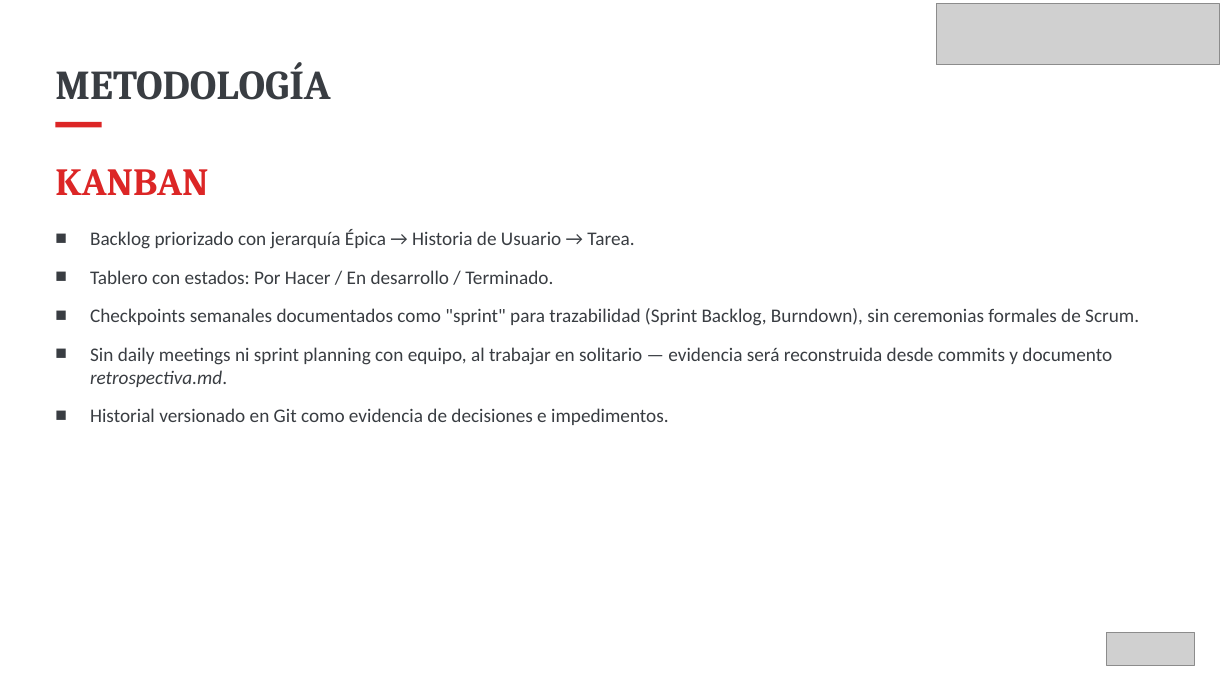
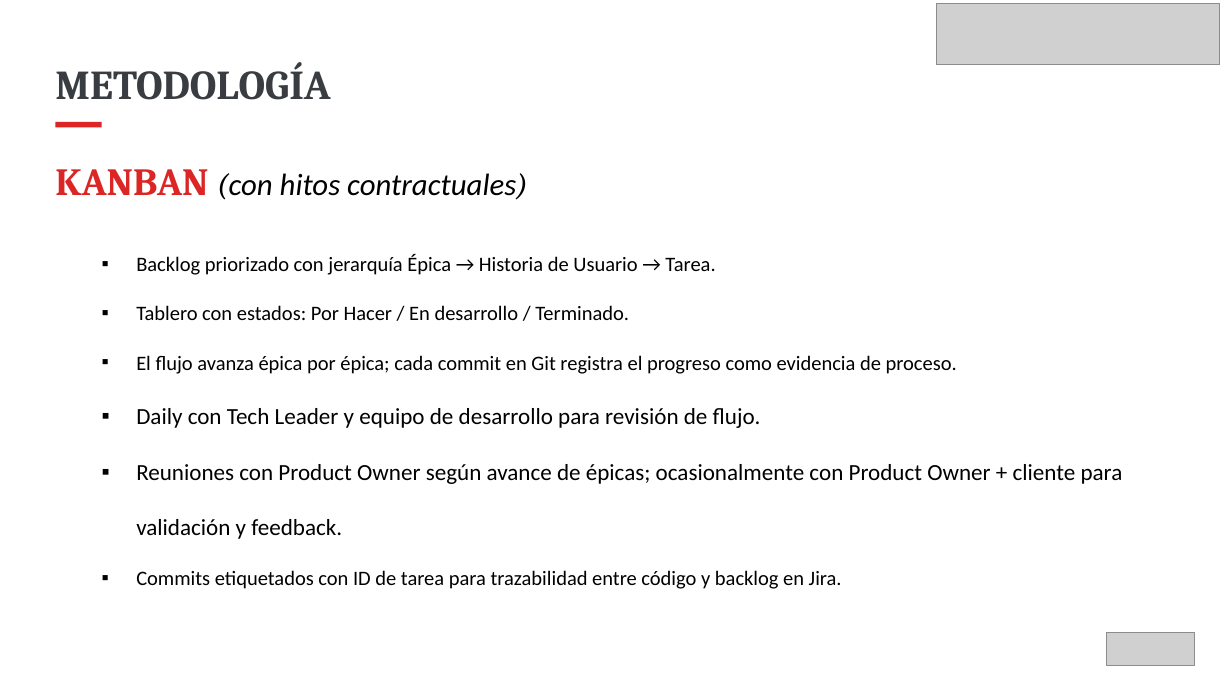
Before and after one commit to KarlaRamirez00/CAPSTONE_003V, a slide deck: slide 12 of Fase 1/Evidencias grupales/Ramirez_Karla_Presentación Proyecto.pptx. Drawn at 1232x693 pixels with LibreOffice and Linux fonts; fonts in the diff are those of the drawing; grey boxes stand for pictures. Boxes give left, top, right and bottom in pixels: in the first picture for what was removed or moved away, otherwise in the second. Text is boxed around its words. In the diff, an @@ line names an element or a change of style, - is before the commit and + after.

Commit message:
Actualiza documentos de Fase 1

```diff
--- a/Fase 1/Evidencias grupales/Ramirez_Karla_Presentación Proyecto.pptx
+++ b/Fase 1/Evidencias grupales/Ramirez_Karla_Presentación Proyecto.pptx
@@ text at [55,169,528,200]: text changed; size 30 to 24 pt; font Cambria to Calibri; text colour #DC2626 to #000000; bold off; italic on @@
-KANBAN
+KANBAN (con hitos contractuales)
@@ text at [136,254,715,320]: size 15 to 16 pt, text colour #393D42 to #000000 in "Backlog priorizado con jerarquía Épica → Historia ...", "Tablero con estados: Por Hacer / En ..."; bullet ■ to ▪; list level 1 to 2 in "Backlog priorizado con jerarquía Épica ..."; line spacing 1 to 2; list level 1 to 2 in "Tablero con estados: Por Hacer ..." @@
@@ text at [136,355,1123,589]: text changed; size 15 to 18 pt; text colour #393D42 to #000000 @@
-■ Checkpoints semanales documentados como "sprint" para trazabilidad (Sprint Backlog, Burndown), sin ceremonias formales de Scrum.
-■ Sin daily meetings ni sprint planning con equipo, al trabajar en solitario — evidencia será reconstruida desde commits y documento retrospectiva.md.
-■ Historial versionado en Git como evidencia de decisiones e impedimentos.
+  ▪ El flujo avanza épica por épica; cada commit en Git registra el progreso como evidencia de proceso.
+  ▪ Daily con Tech Leader y equipo de desarrollo para revisión de flujo.
+  ▪ Reuniones con Product Owner según avance de épicas; ocasionalmente con Product Owner + cliente para validación y feedback.
+  ▪ Commits etiquetados con ID de tarea para trazabilidad entre código y backlog en Jira.
```
Also in this commit, not shown: 7 other slides changed, 1 slide added, 1 slide removed, 2 other files.
